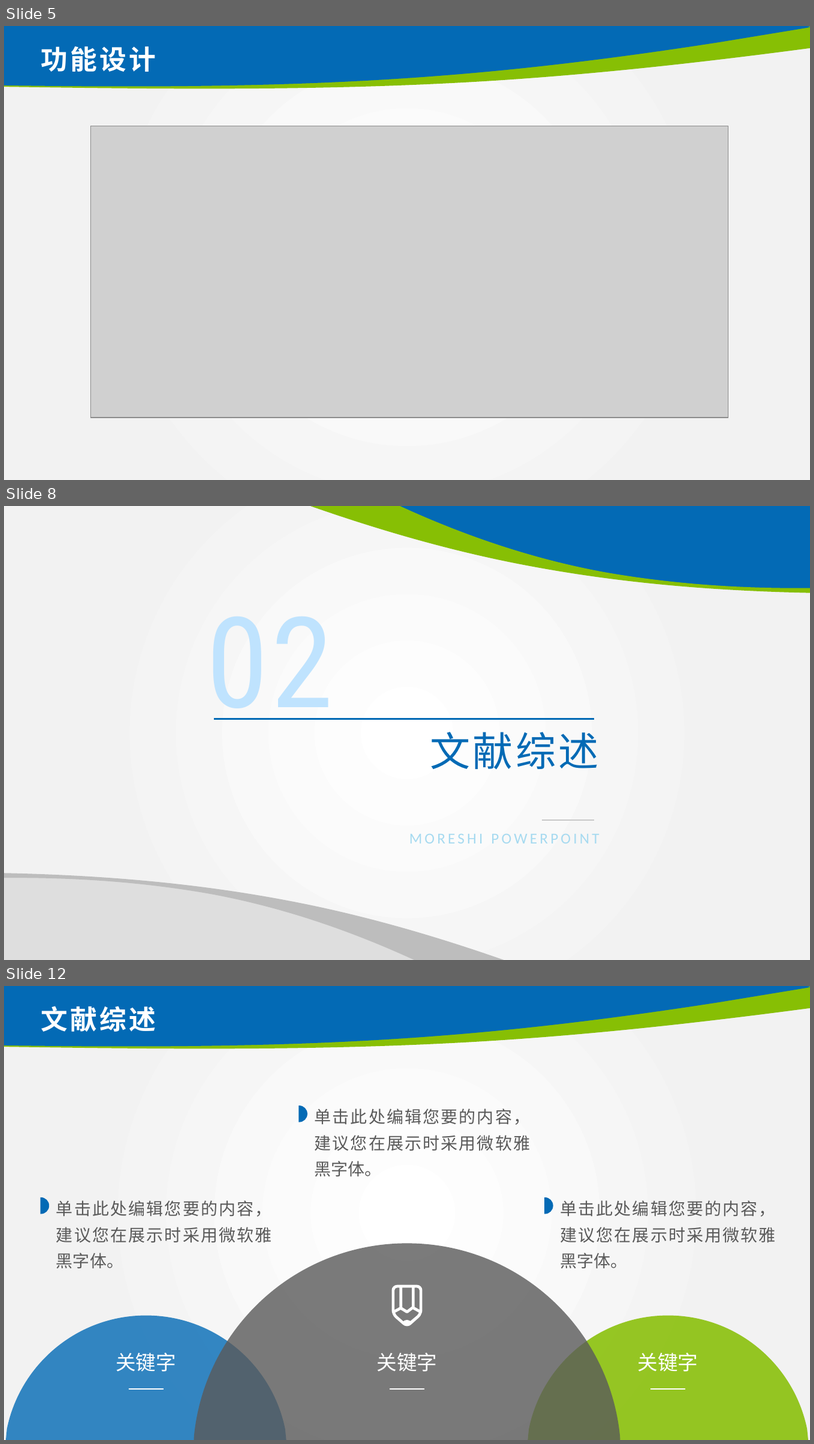
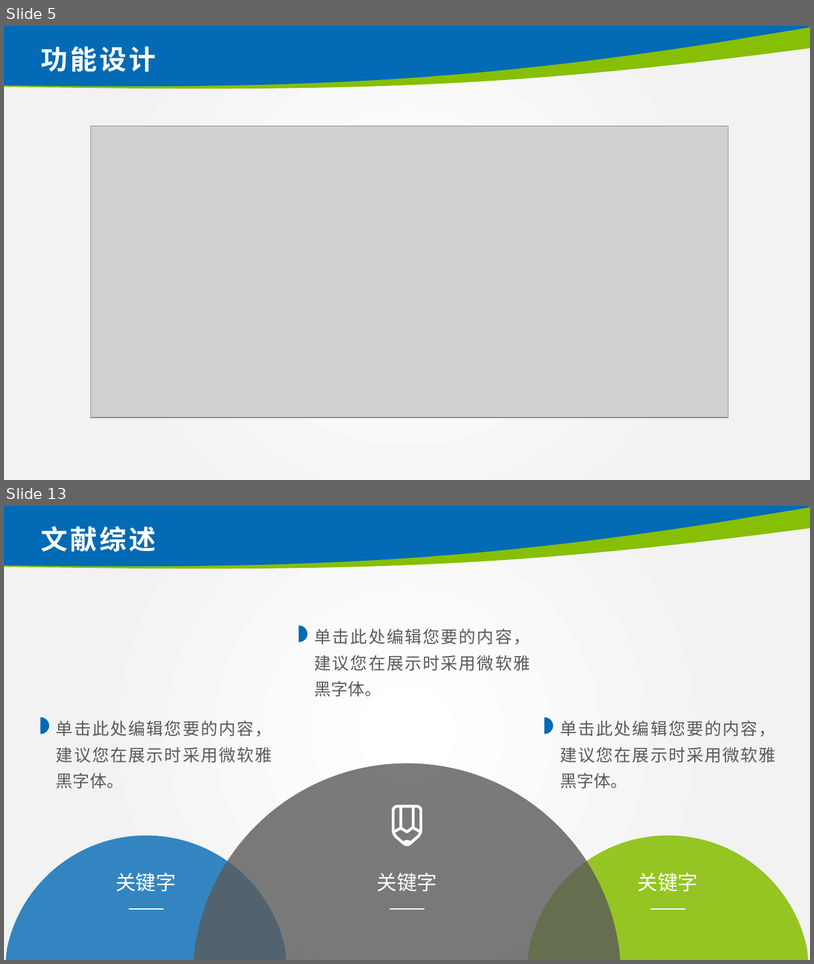
Before and after one commit to CH3OCH3-lio/shop-management, a slide deck: 2019013121_林炅答辩.pptx. Shown one above the other, each under a label of ours: slides 5, 8 and 12 before the commit, slides 5 and 13 after it; the slides between them are not shown. The pictures are 814x1444 and 814x964 pixels, drawn with LibreOffice and Linux fonts; fonts in the diff are those of the drawing; grey boxes stand for pictures; background and template pictures are left out. Boxes give left, top, right and bottom in pixels: in the first picture for what was removed or moved away, otherwise in the second. Text is boxed around its words. In the diff, an @@ line names an element or a change of style, - is before the commit and + after.

```diff
--- a/2019013121_林炅答辩.pptx
+++ b/2019013121_林炅答辩.pptx
@@ slide 8 removed at (4, 506, 810, 960), background picture (left out) @@
@@ freeform shape removed at (307, 506, 810, 593) @@
@@ freeform shape removed at (397, 506, 810, 589) @@
@@ text removed at (207, 616, 333, 720) @@
-02
@@ line removed from (215, 719) to (594, 719) @@
@@ text removed at (430, 732, 599, 769) @@
-文献综述
@@ line removed from (542, 820) to (594, 820) @@
@@ text removed at (410, 834, 599, 843) @@
-MORESHI POWERPOINT
@@ freeform shape removed at (4, 876, 417, 960) @@
@@ freeform shape removed at (4, 873, 508, 960) @@
@@ what was slide 12 is now slide 13 @@
```
Also in this commit, not shown: 4 slides changed, 5 slides added, 3 other slides removed, 2 other files.
